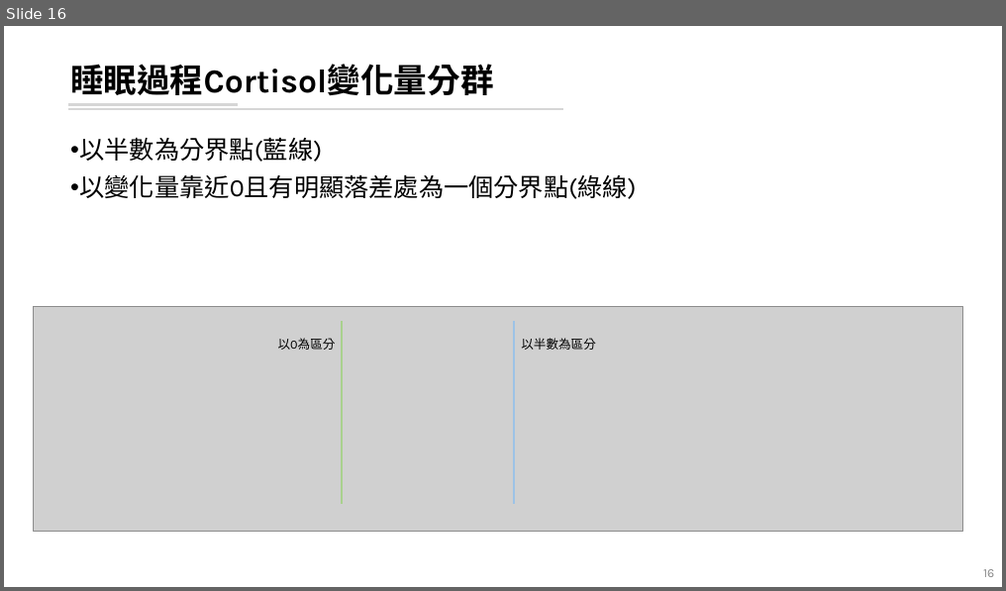
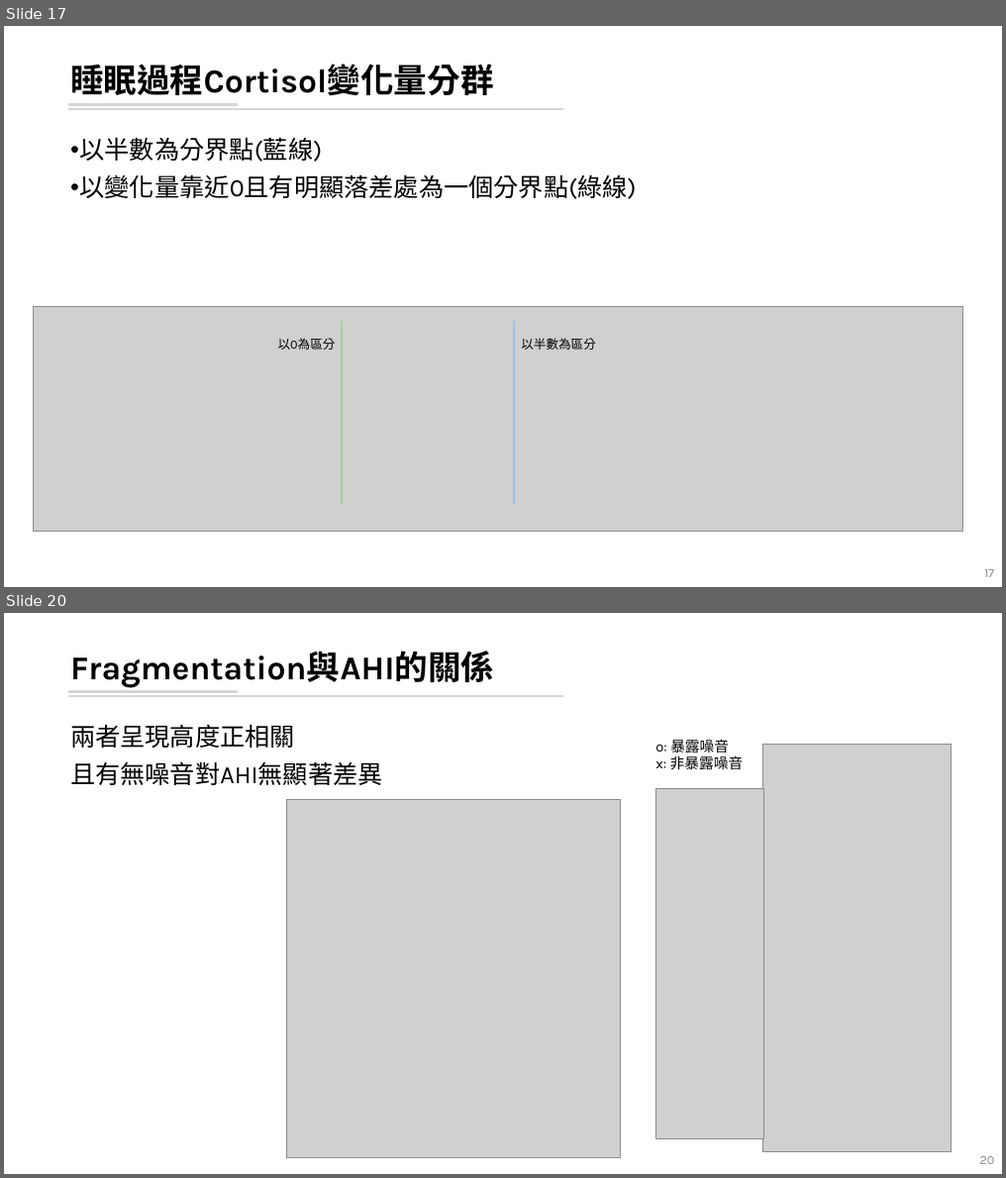
Before and after one commit to leooel97895750/REM_DataMining, a slide deck: 20210807_REM分析.pptx. Shown one above the other, each under a label of ours: slide 16 before the commit, slides 17 and 20 after it; the slides between them are not shown. The pictures are 1006x591 and 1006x1178 pixels, drawn with LibreOffice and Linux fonts; fonts in the diff are those of the drawing; grey boxes stand for pictures. Boxes give left, top, right and bottom in pixels: in the first picture for what was removed or moved away, otherwise in the second. Text is boxed around its words. In the diff, an @@ line names an element or a change of style, - is before the commit and + after.

```diff
--- a/20210807_REM分析.pptx
+++ b/20210807_REM分析.pptx
@@ slide 20 added at [4,613,1002,1174], background #FFFFFF; not listed: 2 template elements that a slide beside it also shows @@
@@ title added at [70,651,494,688], 32 pt, text #000000, bold @@
+Fragmentation與AHI的關係
@@ text added at [70,724,383,785], 24 pt, text #000000 @@
+兩者呈現高度正相關
+且有無噪音對AHI無顯著差異
@@ text added at [655,739,744,770], 14 pt, text #000000 @@
+o: 暴露噪音
+x: 非暴露噪音
@@ picture added at [763,744,951,1152] @@
@@ picture added at [656,789,764,1140] @@
@@ picture added at [286,800,621,1158] @@
@@ page number added at [980,1157,995,1164], 12 pt, text #8C8C8C @@
+20
@@ what was slide 16 is now slide 17 @@
@@ page number at [984,570,994,577]: text changed @@
-16
+17
```
Also in this commit, not shown: 3 slides changed, 2 other slides added, 1 slide removed, 1 other file.
